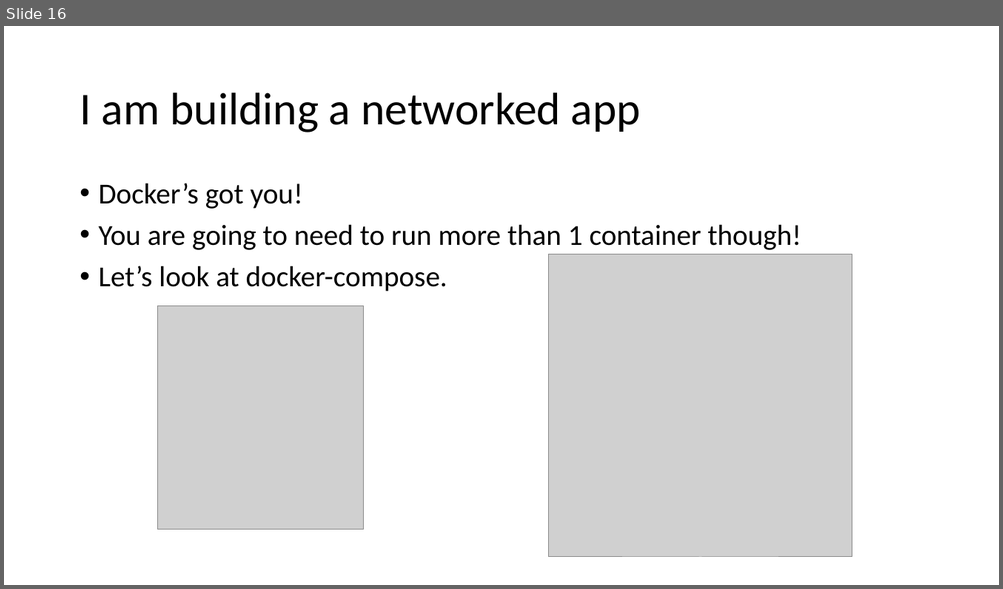
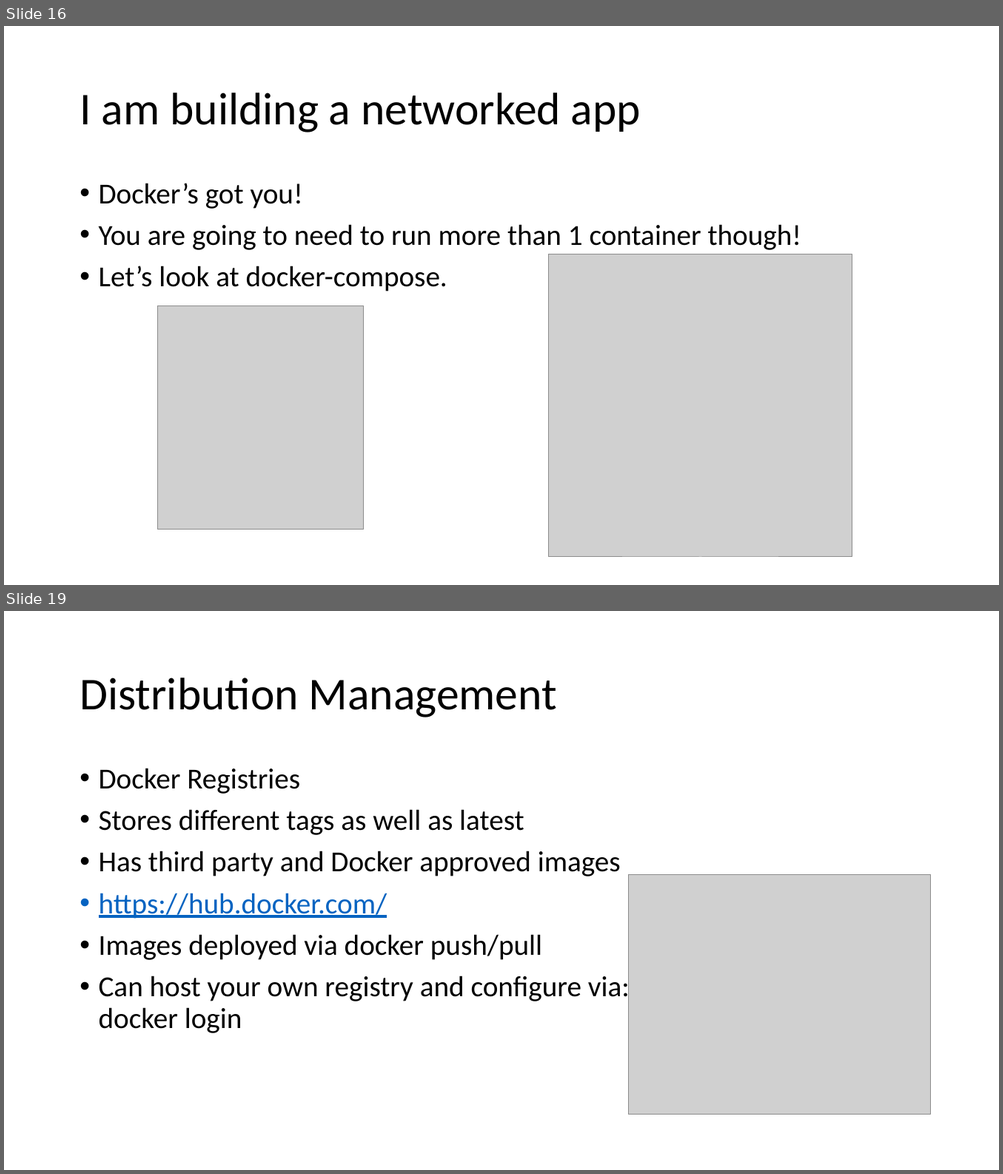
Before and after one commit to agsimeonov/docker-intro-presentation, a slide deck: docker-intro-presentation.pptx. Shown one above the other, each under a label of ours: slide 16 before the commit, slides 16 and 19 after it; the slides between them are not shown. The pictures are 1003x589 and 1003x1174 pixels, drawn with LibreOffice and Linux fonts; fonts in the diff are those of the drawing; grey boxes stand for pictures. Boxes give left, top, right and bottom in pixels: in the first picture for what was removed or moved away, otherwise in the second. Text is boxed around its words. In the diff, an @@ line names an element or a change of style, - is before the commit and + after.

```diff
--- a/docker-intro-presentation.pptx
+++ b/docker-intro-presentation.pptx
@@ slide 19 added at <box>4,611,999,1170</box>, background #FFFFFF @@
@@ title added at <box>79,678,557,718</box>, 44 pt, text #000000 @@
+Distribution Management
@@ text added at <box>99,768,629,1034</box>, 28 pt, text #000000 @@
+• Docker Registries
+• Stores different tags as well as latest
+• Has third party and Docker approved images
+• https://hub.docker.com/
+• Images deployed via docker push/pull
+• Can host your own registry and configure via:
+  docker login
@@ picture added at <box>628,875,930,1116</box> @@
```
Also in this commit, not shown: 6 slides changed, 3 other slides added, 3 slides removed, 5 other files.
